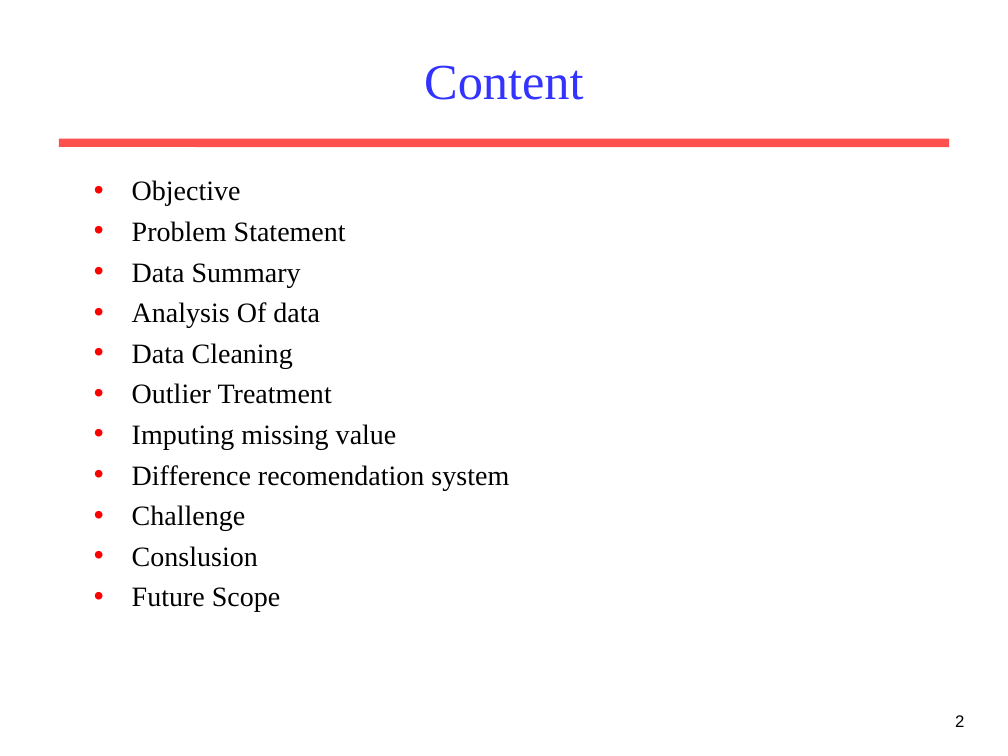
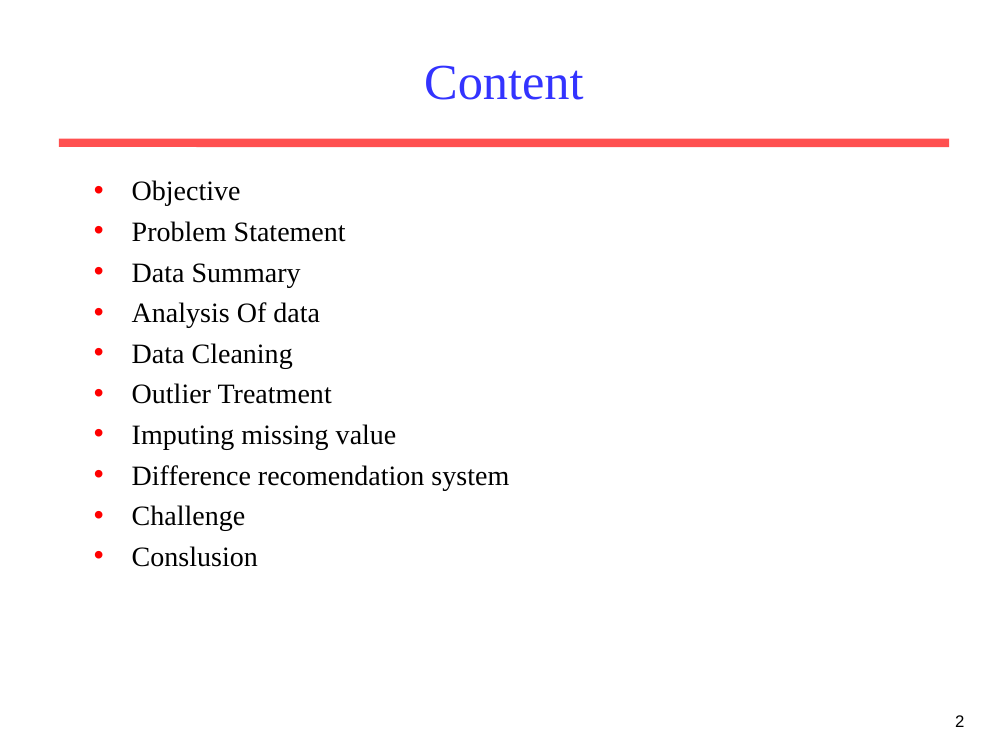
Before and after one commit to Abhishek709mis/Book-recommadation-System, a slide deck: slide 2 of Book recommendation system.ppt. Drawn at 1008x756 pixels with LibreOffice and Linux fonts; fonts in the diff are those of the drawing. Boxes give left, top, right and bottom in pixels: in the first picture for what was removed or moved away, otherwise in the second. Text is boxed around its words. In the diff, an @@ line names an element or a change of style, - is before the commit and + after.

```diff
--- a/Book recommendation system.ppt
+++ b/Book recommendation system.ppt
@@ text at box(132, 587, 280, 612): paragraph removed @@
-• Future Scope
```
Also in this commit, not shown: 2 other slides changed.
